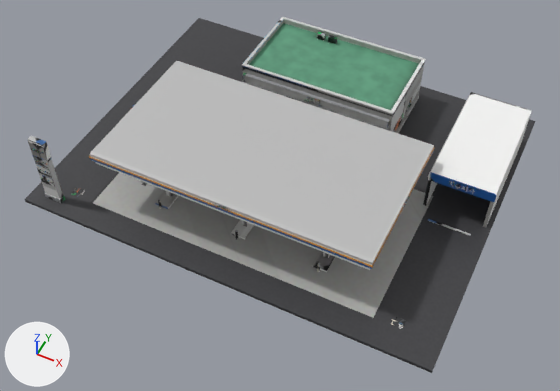
A saved change to the FBX model cs2_ilsan/CS2Assets/IlsanGasStation/IlsanGasStation.fbx.
Before and after are seen from a 50 mm camera at (22.8, -48.3, 54.3) aimed at (1.0, -4.5, -0.4). The axes (+X, +Y, +Z) are drawn at lower left. The lights are the same throughout. The older version comes first. Where no turn or scale is listed for an object, it has been applied to the vertices.

The first picture shows 'IlsanGasStation'.
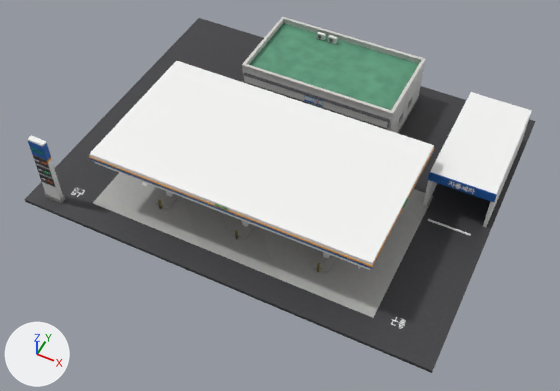
Where the change shows, as pixel boxes [x1, y1, x2, y2] in the pictures (560 x 391 px; the box of a moved part takes in the faces that stretch with it):
```json
{"part": 1, "of": "me_ilsangasstation", "change": "added", "after": [304, 96, 322, 105]}
{"part": 2, "of": "me_ilsangasstation", "change": "moved or reshaped", "before": [306, 97, 320, 104], "after": [304, 96, 323, 105]}
{"part": 3, "of": "me_ilsangasstation", "change": "surface changed", "before": [28, 17, 532, 329], "after": [28, 17, 532, 329], "on screen": "grey to white"}
```

The change, as JSON lines over the scene's bpy script:
```json
{"block": "me_ilsangasstation", "where": "# used by ob_ilsangasstation; location = (0.0, 0.0, 0.0)"}
{"op": "remove", "block": "me_ilsangasstation", "code": "me_ilsangasstation.from_pydata(...)  # 39565 vertices, 59404 faces; spans x -20.0..20.0, y -15.9..15.9, z -0.3..7.5"}
{"op": "add", "block": "me_ilsangasstation", "code": "me_ilsangasstation.from_pydata(...)  # 39333 vertices, 59078 faces; spans x -20.0..20.0, y -15.9..15.9, z -0.3..7.5"}
{"block": "me_ilsangasstation", "change": "me_ilsangasstation part 1: the loose piece of 56 vertices spanning x 0.4, y 4.6..4.7, z 3.4..3.6 is copied, and the copy is multiplied about its middle by the matrix ((0.129, 31.323, 0.0), (-0.297, 0.0, 0.001), (-0.018, 0.0, 2.367)), then moved by (-0.4, 0.0, 0.4); it spans x -1.0..1.0, y 4.7, z 3.7..4.1"}
{"block": "me_ilsangasstation", "change": "me_ilsangasstation part 2: 219 vertices moved within x -0.9..0.9, y 4.6..4.7, z 3.6..4.0; 1542 vertices removed from x -0.7..0.7, y 4.6..4.7, z 3.6..4.1; 1654 vertices added at x -1.0..1.0, y 4.7, z 3.6..4.1"}
{"block": "me_ilsangasstation", "change": "me_ilsangasstation part 3: 37921 kept faces spanning x -20.0..20.0, y -15.9..15.9, z -0.3..7.5 get new texture (UV) coordinates"}
{"block": "me_ilsangasstation", "change": "other edits to the shape of me_ilsangasstation do not show in these pictures"}
```
